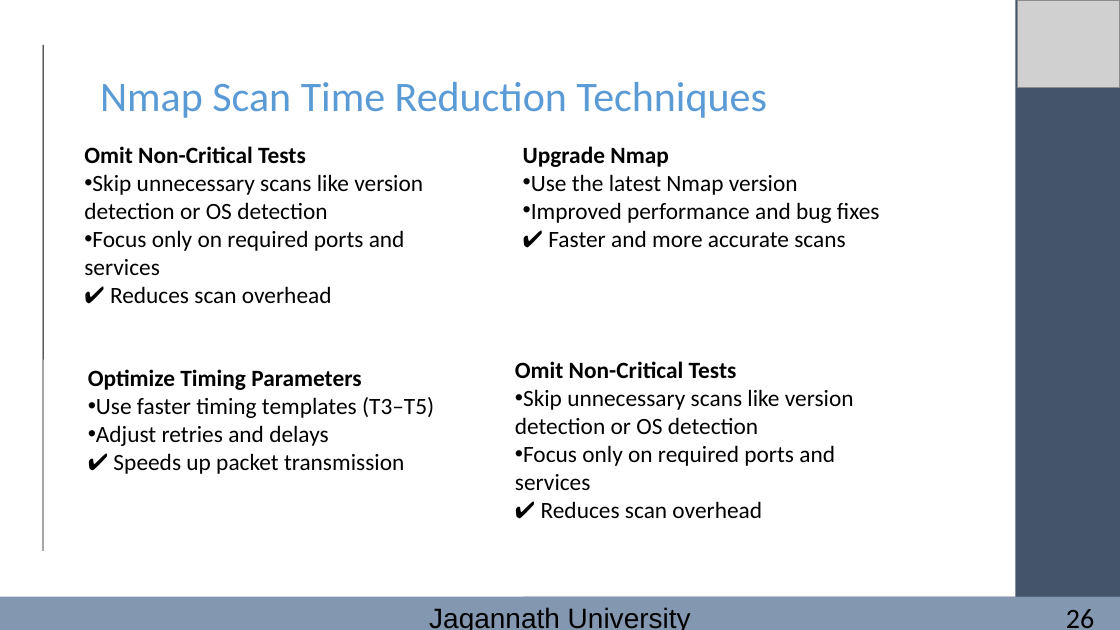
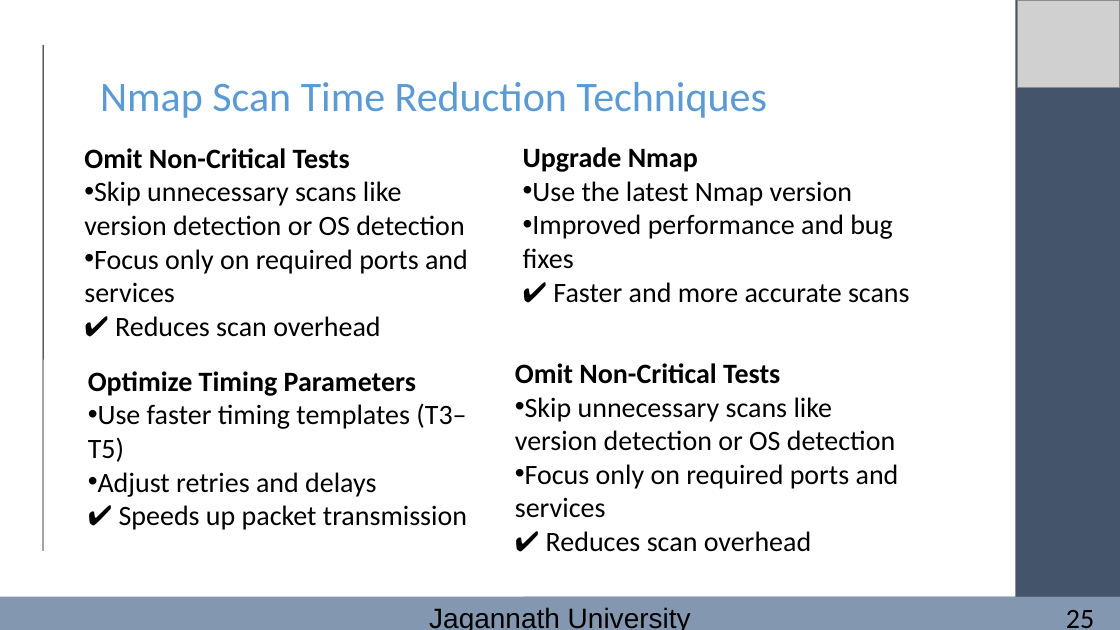
Before and after one commit to FarhanaSuci/MSc_JnU_PresentationSlides, a slide deck: slide 25 of Presentetion_EthicalHacking (1).pptx. Drawn at 1120x630 pixels with LibreOffice and Linux fonts; fonts in the diff are those of the drawing; grey boxes stand for pictures. Boxes give left, top, right and bottom in pixels: in the first picture for what was removed or moved away, otherwise in the second. Text is boxed around its words. In the diff, an @@ line names an element or a change of style, - is before the commit and + after.

```diff
--- a/Presentetion_EthicalHacking (1).pptx
+++ b/Presentetion_EthicalHacking (1).pptx
@@ size 20 to 24 pt in 4 elements at (84, 148, 468, 337), (515, 363, 899, 552), (523, 147, 910, 303), (88, 371, 467, 530) @@
@@ text at (1066, 610, 1094, 628): text changed @@
-26
+25
```
Also in this commit, not shown: 30 other slides changed.
